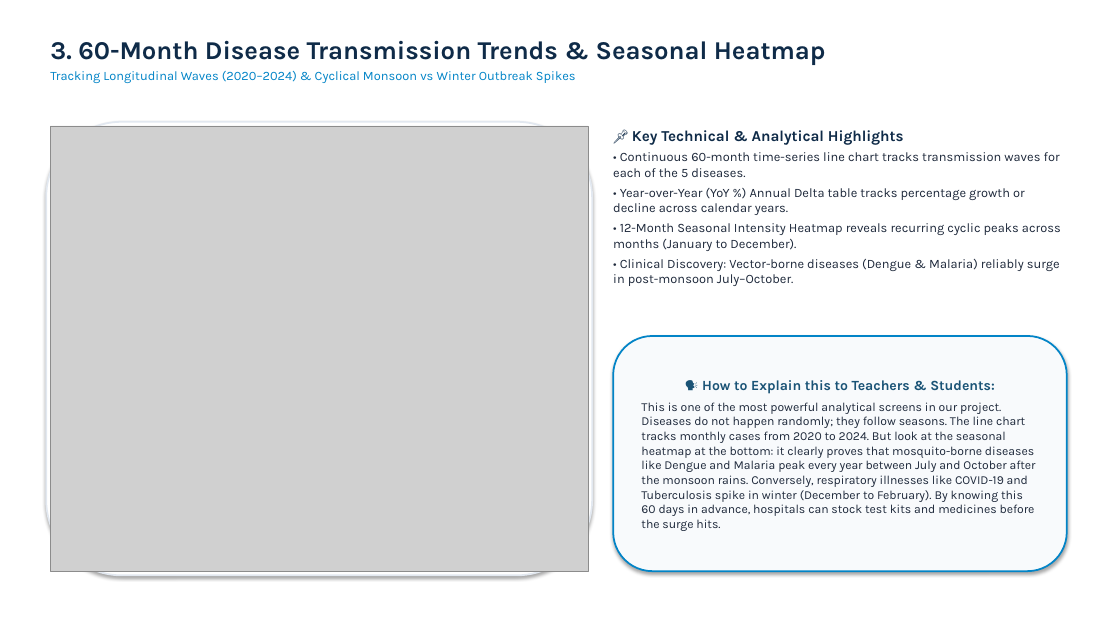
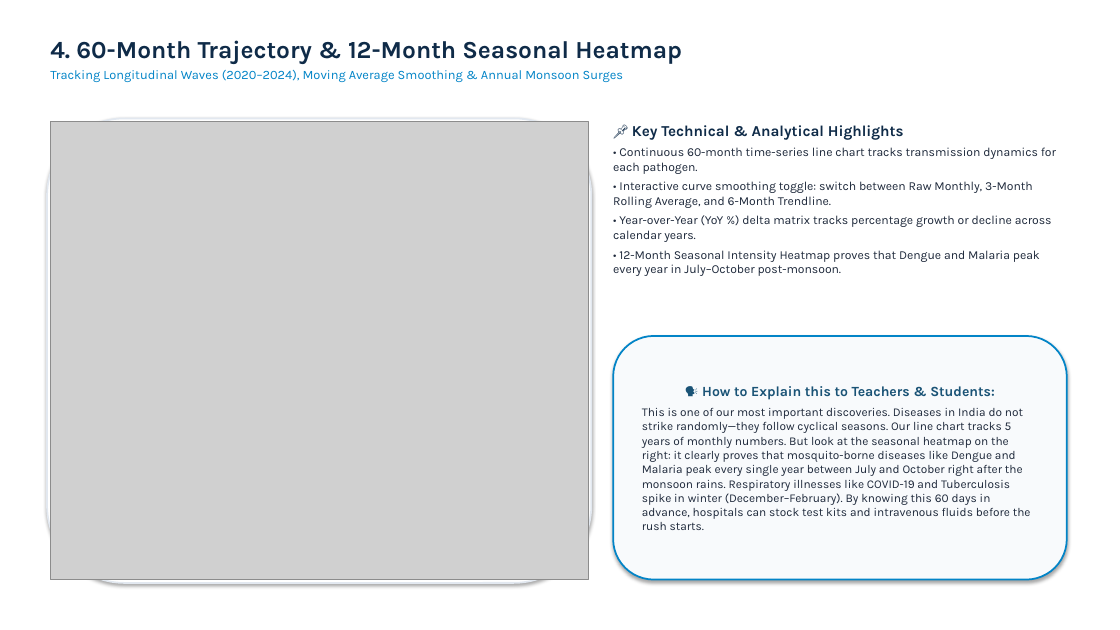
Before and after one commit to Argjain/2500320140031-disease-trend-analysis., a slide deck: slide 5 of docs/18_ArgJain_DiseaseTrendAnalysis_Presentation.pptx (slide 4 before the commit). Drawn at 1120x630 pixels with LibreOffice and Linux fonts; fonts in the diff are those of the drawing; grey boxes stand for pictures. Boxes give left, top, right and bottom in pixels: in the first picture for what was removed or moved away, otherwise in the second. Text is boxed around its words. In the diff, an @@ line names an element or a change of style, - is before the commit and + after.

Commit message:
docs: compile high-res project PowerPoint and convert all 18 project documents to certified PDFs

```diff
--- a/docs/18_ArgJain_DiseaseTrendAnalysis_Presentation.pptx
+++ b/docs/18_ArgJain_DiseaseTrendAnalysis_Presentation.pptx
@@ text at (x1=50, y1=40, x2=682, y2=82): text changed @@
-3. 60-Month Disease Transmission Trends & Seasonal Heatmap
-Tracking Longitudinal Waves (2020–2024) & Cyclical Monsoon vs Winter Outbreak Spikes
+4. 60-Month Trajectory & 12-Month Seasonal Heatmap
+Tracking Longitudinal Waves (2020–2024), Moving Average Smoothing & Annual Monsoon Surges
@@ rounded rectangle resized from (x1=46, y1=122, x2=592, y2=576) to (x1=47, y1=118, x2=592, y2=583) @@
@@ picture resized from (x1=50, y1=126, x2=588, y2=571) to (x1=50, y1=122, x2=588, y2=580) @@
@@ text at (x1=613, y1=147, x2=1056, y2=276): text changed; size 11 to 10.5 pt @@
-• Continuous 60-month time-series line chart tracks transmission waves for each of the 5 diseases.
-• Year-over-Year (YoY %) Annual Delta table tracks percentage growth or decline across calendar years.
-• 12-Month Seasonal Intensity Heatmap reveals recurring cyclic peaks across months (January to December).
-• Clinical Discovery: Vector-borne diseases (Dengue & Malaria) reliably surge in post-monsoon July–October.
+• Continuous 60-month time-series line chart tracks transmission dynamics for each pathogen.
+• Interactive curve smoothing toggle: switch between Raw Monthly, 3-Month Rolling Average, and 6-Month Trendline.
+• Year-over-Year (YoY %) delta matrix tracks percentage growth or decline across calendar years.
+• 12-Month Seasonal Intensity Heatmap proves that Dengue and Malaria peak every year in July–October post-monsoon.
@@ rounded rectangle "🗣️ How to Explain this ..." resized from (x1=613, y1=336, x2=1067, y2=571) to (x1=613, y1=336, x2=1067, y2=580) @@
@@ text in rounded rectangle at (x1=642, y1=408, x2=1031, y2=530): text changed; size 10.5 to 10.2 pt @@
-This is one of the most powerful analytical screens in our project. Diseases do not happen randomly; they follow seasons. The line chart tracks monthly cases from 2020 to 2024. But look at the seasonal heatmap at the bottom: it clearly proves that mosquito-borne diseases like Dengue and Malaria peak every year between July and October after the monsoon rains. Conversely, respiratory illnesses like COVID-19 and Tuberculosis spike in winter (December to February). By knowing this 60 days in advance, hospitals can stock test kits and medicines before the surge hits.
+This is one of our most important discoveries. Diseases in India do not strike randomly—they follow cyclical seasons. Our line chart tracks 5 years of monthly numbers. But look at the seasonal heatmap on the right: it clearly proves that mosquito-borne diseases like Dengue and Malaria peak every single year between July and October right after the monsoon rains. Respiratory illnesses like COVID-19 and Tuberculosis spike in winter (December–February). By knowing this 60 days in advance, hospitals can stock test kits and intravenous fluids before the rush starts.
```
Also in this commit, not shown: 6 other slides changed, 7 slides added, 2 slides removed, 25 other files.
